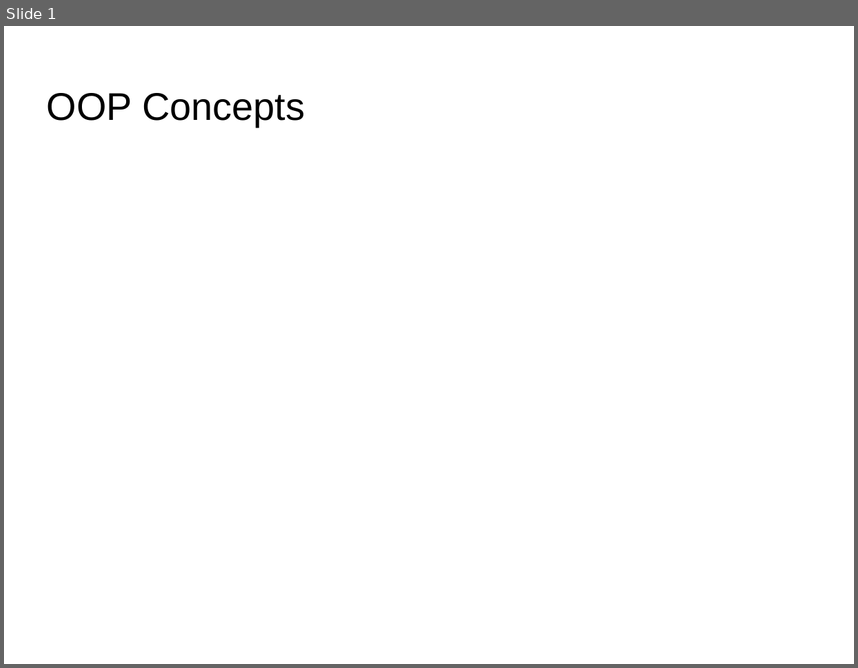
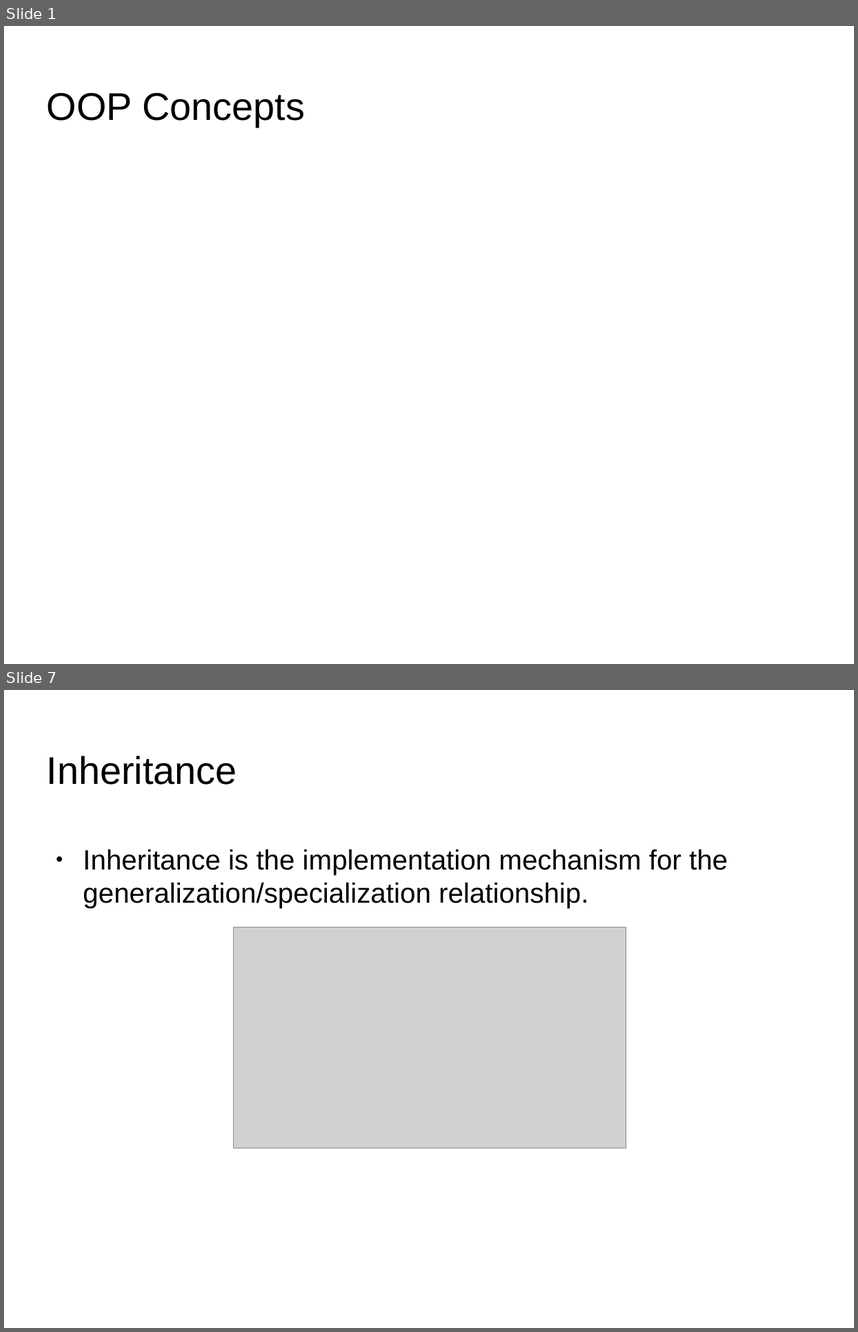
Before and after one commit to tanmayrajani/Internship_PreWork, a slide deck: OOP/OOP_Concepts.odp. Shown one above the other, each under a label of ours: slide 1 before the commit, slides 1 and 7 after it; the slides between them are not shown. The pictures are 858x668 and 858x1332 pixels, drawn with LibreOffice and Linux fonts; fonts in the diff are those of the drawing; grey boxes stand for pictures; background and template pictures are left out. Boxes give left, top, right and bottom in pixels: in the first picture for what was removed or moved away, otherwise in the second. Text is boxed around its words. In the diff, an @@ line names an element or a change of style, - is before the commit and + after.

```diff
--- a/OOP/OOP_Concepts.odp
+++ b/OOP/OOP_Concepts.odp
@@ slide 7 added at <box>4,690,854,1328</box>, background picture (left out) @@
@@ title added at <box>47,756,237,785</box>, 36 pt, text #000000 @@
+Inheritance
@@ text added at <box>83,849,728,908</box>, 26 pt, text #000000 @@
+● Inheritance is the implementation mechanism for the generalization/specialization relationship.
@@ picture added at <box>234,927,626,1147</box> @@
```
Also in this commit, not shown: 14 other slides added, 4 other files.
